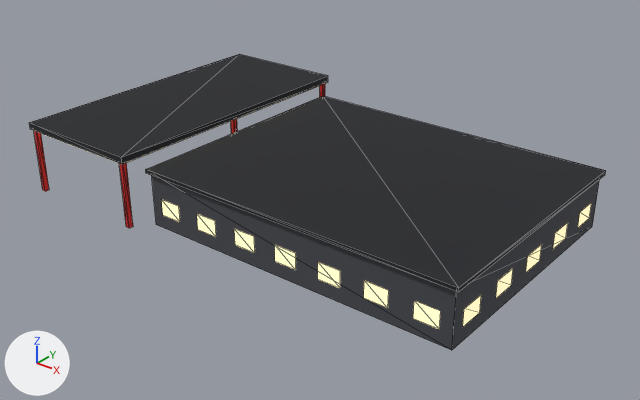
The glTF model airport-h28/PackageSources/modelLib/h28_port_cbp_main/h28_port_cbp_main.gltf as it was, and as the next commit left it.
Both versions are drawn from a 50 mm camera at (36.8, -53.0, 33.5) aimed at (-4.2, -1.8, 1.7). The axes (+X, +Y, +Z) are drawn at lower left. The lights are the same throughout. The first picture is the older version. Mesh edges are drawn as thin lines. Vertices at exactly the same position are counted once.

The first picture shows 'h28_port_cbp_main'.
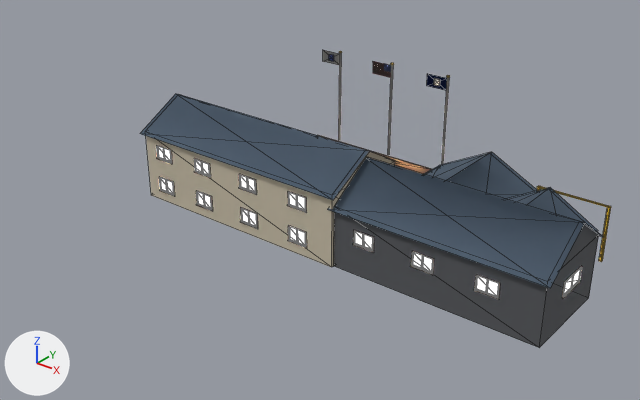
Edits to the bpy script that builds the scene:
```text
Change mat_h28_glow:
    where n0 = _N.new('ShaderNodeBsdfPrincipled'); n0.name = 'Principled BSDF'
    add n0.inputs[27].default_value = (180.0, 140.0, 85.0, 1.0)  # 'Emission Color', white #ffffff
    remove n3 = _N.new('ShaderNodeTexImage'); n3.name = 'Image Texture.001'
    remove n3.image = img_h28_port_palette_png
    remove n3.interpolation = 'Closest'
    where n2 = _N.new('ShaderNodeTexImage'); n2.name = 'Image Texture'
    remove _L.new(n2.outputs[0], n0.inputs[27])  # 'Color' to 'Emission Color'
    remove _L.new(n3.outputs[0], n0.inputs[0])  # 'Color' to 'Base Color'
    add _L.new(n2.outputs[0], n0.inputs[0])  # 'Color' to 'Base Color'
Change me_h28_port_cbp_main:
    used by ob_h28_port_cbp_main; location = (0.0, 0.0, 0.0)
    remove me_h28_port_cbp_main.from_pydata(...)  # 184 vertices, 140 faces; spans x -27.0..14.3, y -13.0..13.0, z 0.0..6.4
    add me_h28_port_cbp_main.from_pydata(...)  # 1099 vertices, 1360 faces; spans x -18.9..18.6, y -7.8..13.1, z 0.0..9.1
    me_h28_port_cbp_main part 1: the loose piece of 8 vertices spanning x -14.0..14.0, y -11.0..11.0, z 0.0..4.6 is scaled about its middle by (0.00714, 0.00909, 1), then moved by (16.8, 6.0, 0.0)
    me_h28_port_cbp_main part 2: the loose piece of 8 vertices spanning x -14.3..14.3, y -11.3..11.3, z 4.6..4.9 is scaled about its middle by (0.00839, 0.0106, 3.14), then moved by (16.8, 1.9, -4.2)
    me_h28_port_cbp_main part 3: the loose piece of 8 vertices spanning x -27.0..-15.0, y -13.0..13.0, z 5.8..6.4 is scaled about its middle by (0.02, 0.00923, 1.83), then moved by (32.2, 1.9, -5.6)
    me_h28_port_cbp_main part 4: a new loose piece, a box spanning x 11.2..16.8, y 5.95..6.05, z 4.5..4.6, in mat_h28_flat (picture img_h28_port_palette_png)
    me_h28_port_cbp_main part 5: 31 loose pieces with 148 vertices, spanning x -26.8..14.0, y -12.8..12.8, z 0.0..5.8, are deleted
    me_h28_port_cbp_main part 6: 4 vertices removed from x -27.0..-15.0, y -13.0..13.0, z 5.8; 1059 vertices added at x -18.9..18.6, y -7.8..13.1, z 0.0..9.1
    other edits to the shape of me_h28_port_cbp_main do not show in these pictures
```

Pixel boxes (x1, y1, x2, y2) of what changed, in the pictures (640 x 400 px; the box of a moved part takes in the faces that stretch with it):
'h28_port_cbp_main', surface changed, reshaped (18% narrower): before (29, 54, 606, 350); after (140, 50, 611, 348)
part 1 of me_h28_port_cbp_main, moved or reshaped: before (152, 176, 599, 350); after (599, 206, 611, 262)
part 2 of me_h28_port_cbp_main, moved or reshaped (not visible afterwards): before (146, 96, 606, 292)
part 3 of me_h28_port_cbp_main, moved or reshaped (not visible afterwards): before (29, 54, 328, 164)
part 4 of me_h28_port_cbp_main, added: after (539, 186, 609, 207)
part 5 of me_h28_port_cbp_main, deleted: before (34, 83, 591, 329)
part 6 of me_h28_port_cbp_main, reshaped: before (33, 82, 327, 163); after (140, 50, 604, 348)
